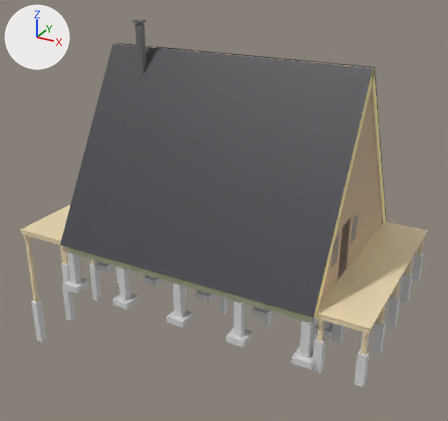
A saved change to the glTF model project/a/cabin1/cabin1.glb.
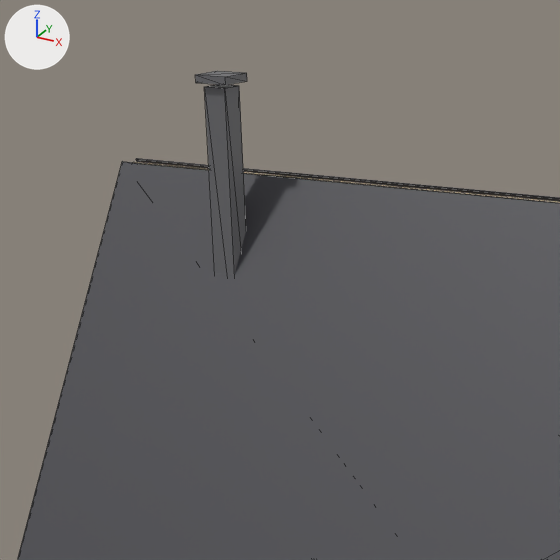
The first picture shows the older version from a camera (50 mm lens) standing at (10.84, -20.23, 11.86) and looking at (-0.33, 0.07, 1.7). The close-ups show the older and then the newer version on the part from 18% to 52% of the width and 0% to 36% of the height of that picture. Only the edits that show in the close-ups are written down. Arrows for +X, +Y and +Z are at upper left; the lights stay in place. The close-ups show mesh edges as thin lines. Where no turn or scale is listed for an object, it has been applied to the vertices.

The first close-up shows 'chimney_cap', 'chimney_twinwall', 'roof_sheet_N', 'roof_sheet_S' and 1 more.
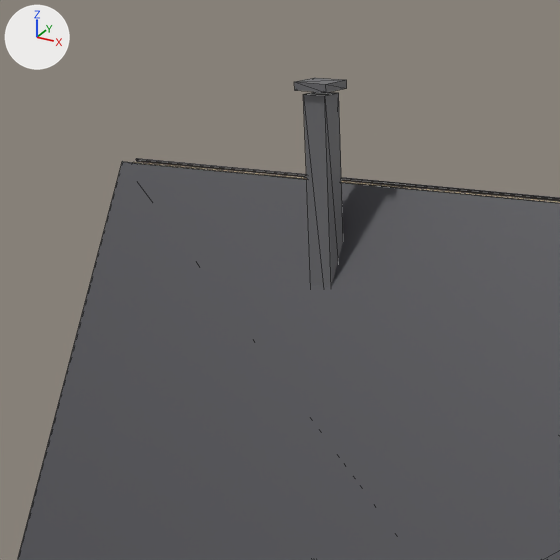
Where the newer file only moved an object's origin or applied its transform, the numbers keep the older frame.

Where the change shows, as pixel boxes [x1, y1, x2, y2] in the close-ups (560 x 560 px):
'chimney_twinwall', moved: before [204, 84, 246, 276]; after [303, 92, 343, 287]
'chimney_cap', moved: before [195, 71, 247, 85]; after [294, 78, 347, 93]

The change, as a diff of the scene's bpy script:
```diff
--- a/project/a/cabin1/cabin1.glb.py
+++ b/project/a/cabin1/cabin1.glb.py
@@ ob_chimney_twinwall @@
 ob_chimney_twinwall = bpy.data.objects.new('chimney_twinwall', me_chimney_twinwall)
-ob_chimney_twinwall.location = (-3.6, -0.55, 7.41)
+ob_chimney_twinwall.location = (-2.4, -0.55, 7.41)
@@ ob_chimney_cap @@
 ob_chimney_cap = bpy.data.objects.new('chimney_cap', me_chimney_cap)
-ob_chimney_cap.location = (-3.6, -0.55, 9.0)
+ob_chimney_cap.location = (-2.4, -0.55, 9.0)
```
